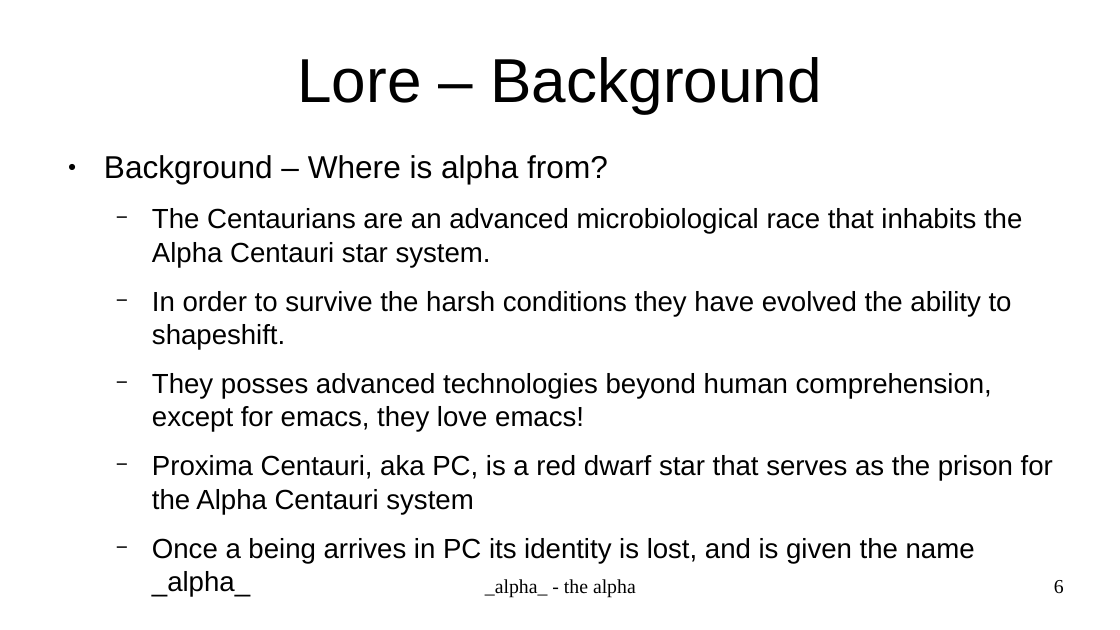
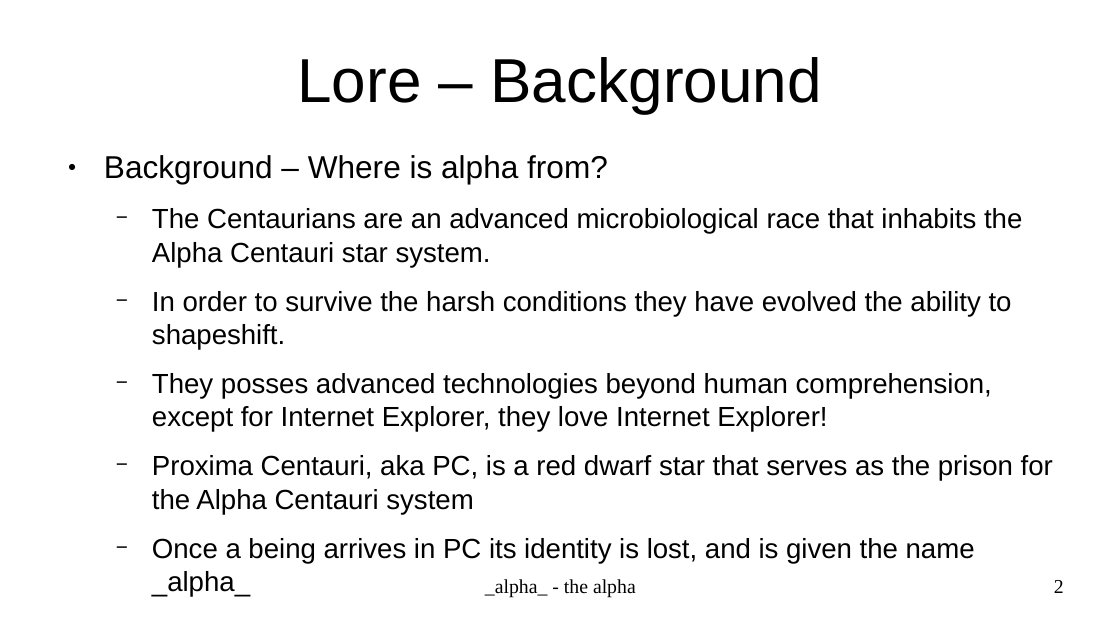
Before and after one commit to ohanoch/cgv_game, a slide deck: slide 2 of the_alpha_presentation.odp (slide 6 before the commit). Drawn at 1120x630 pixels with LibreOffice and Linux fonts; fonts in the diff are those of the drawing. Boxes give left, top, right and bottom in pixels: in the first picture for what was removed or moved away, otherwise in the second. Text is boxed around its words. In the diff, an @@ line names an element or a change of style, - is before the commit and + after.

Commit message:
moved lore in alpha presentation and changed emacs with ie

```diff
--- a/the_alpha_presentation.odp
+++ b/the_alpha_presentation.odp
@@ text at <box>152,373,992,432</box>: text changed @@
-  − They posses advanced technologies beyond human comprehension, except for emacs, they love emacs!
+  − They posses advanced technologies beyond human comprehension, except for Internet Explorer, they love Internet Explorer!
@@ page number at <box>1054,580,1064,593</box>: text changed @@
-6
+2
```
